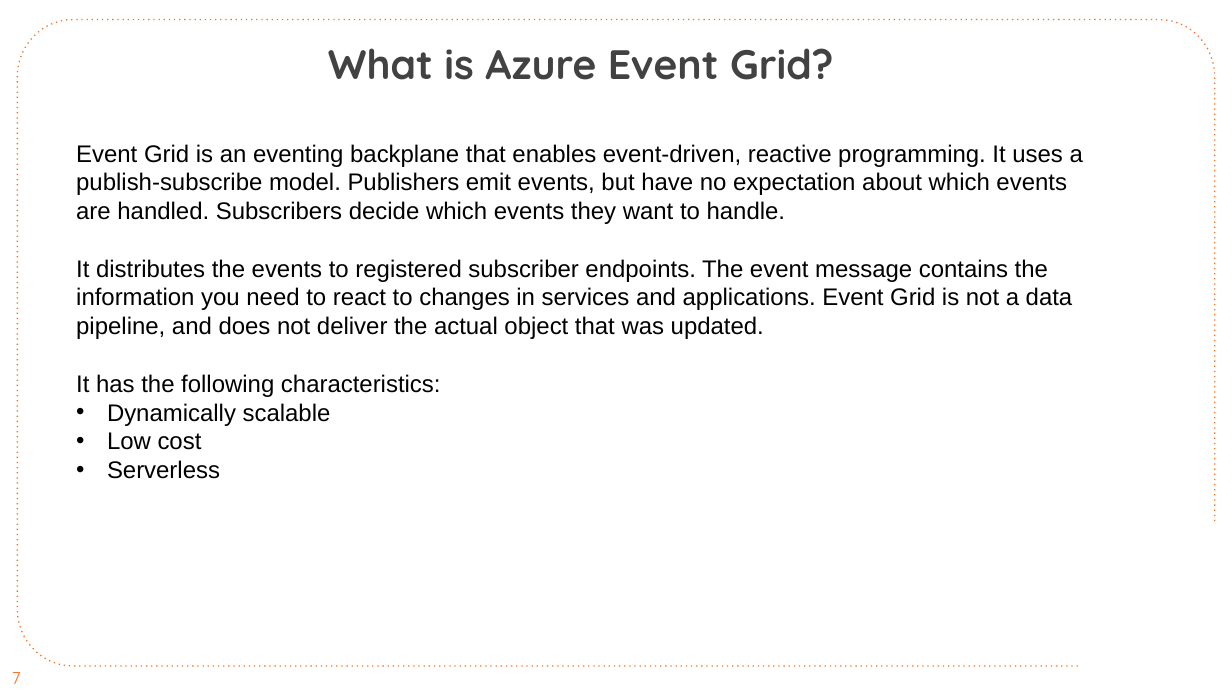
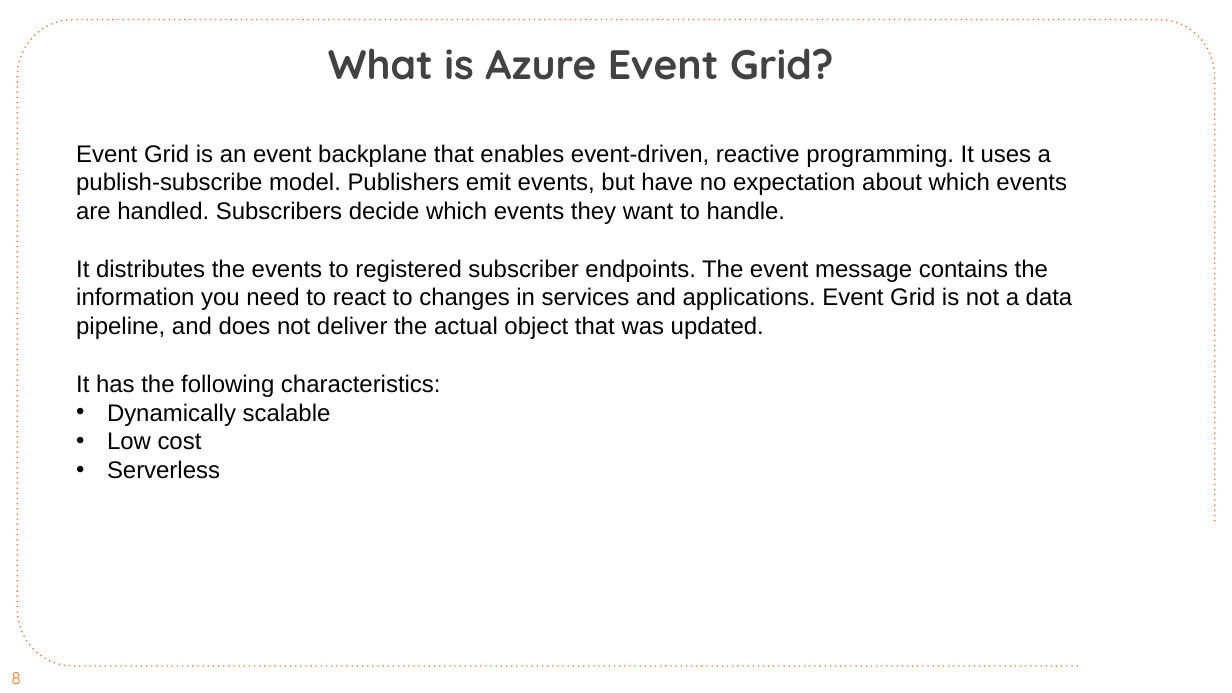
Before and after one commit to CloudSpecOps/Serverless-Architectures-with-Azure, a slide deck: slide 8 of Session Presentation/Azure-Serverless-Architecture-Session-Day-2.pptx (slide 7 before the commit). Drawn at 1232x693 pixels with LibreOffice and Linux fonts; fonts in the diff are those of the drawing; background and template pictures are left out. Boxes give left, top, right and bottom in pixels: in the first picture for what was removed or moved away, otherwise in the second. Text is boxed around its words. In the diff, an @@ line names an element or a change of style, - is before the commit and + after.

Commit message:
Final Updates

```diff
--- a/Session Presentation/Azure-Serverless-Architecture-Session-Day-2.pptx
+++ b/Session Presentation/Azure-Serverless-Architecture-Session-Day-2.pptx
@@ text at <box>76,144,1067,224</box>: text changed @@
-Event Grid is an eventing backplane that enables event-driven, reactive programming. It uses a publish-subscribe model. Publishers emit events, but have no expectation about which events are handled. Subscribers decide which events they want to handle.
+Event Grid is an event backplane that enables event-driven, reactive programming. It uses a publish-subscribe model. Publishers emit events, but have no expectation about which events are handled. Subscribers decide which events they want to handle.
@@ page number at <box>11,672,21,684</box>: text changed @@
-7
+8
```
Also in this commit, not shown: 6 other slides changed, 3 slides added, 1 slide removed.
